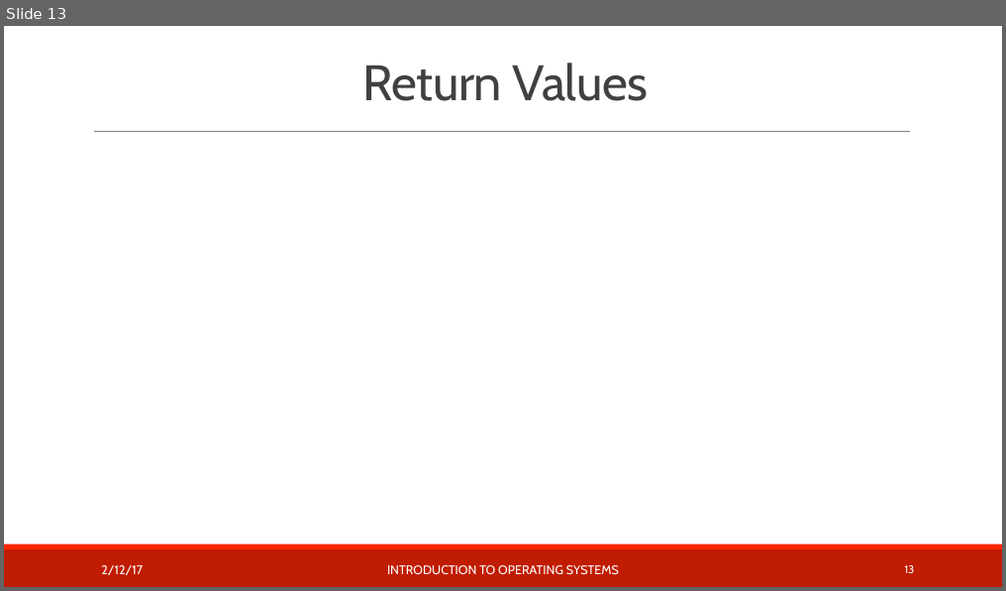
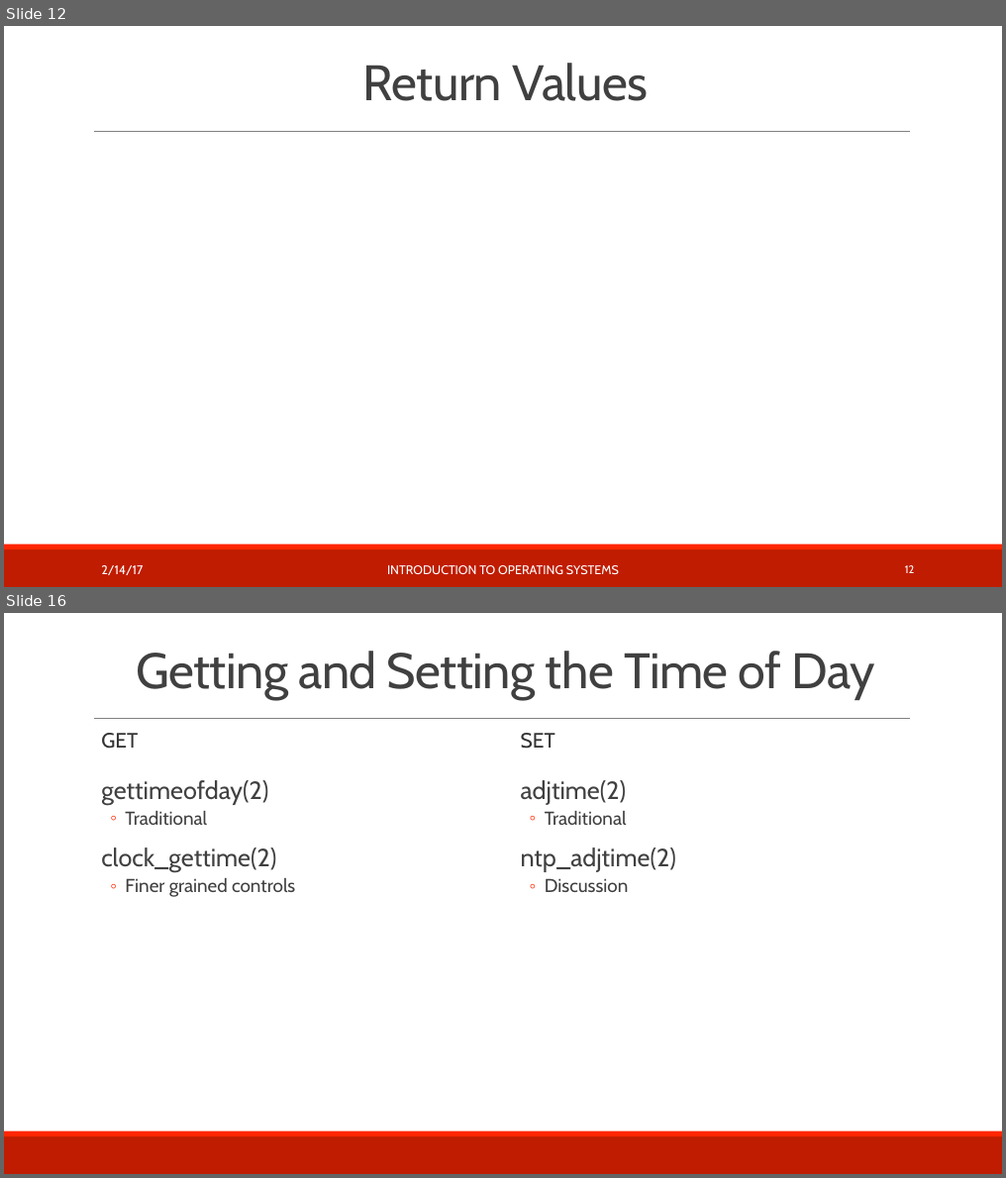
Before and after one commit to teachbsd/course, a slide deck: undergraduate/lectures/kernel-services.pptx. Shown one above the other, each under a label of ours: slide 13 before the commit, slides 12 and 16 after it; the slides between them are not shown. The pictures are 1006x591 and 1006x1178 pixels, drawn with LibreOffice and Linux fonts; fonts in the diff are those of the drawing; background and template pictures are left out. Boxes give left, top, right and bottom in pixels: in the first picture for what was removed or moved away, otherwise in the second. Text is boxed around its words. In the diff, an @@ line names an element or a change of style, - is before the commit and + after.

Commit message:
Flesh out with discussions of:
Timekeeping and clocks
Resource tracking and limiting
System processes

```diff
--- a/undergraduate/lectures/kernel-services.pptx
+++ b/undergraduate/lectures/kernel-services.pptx
@@ slide 16 added at <box>4,613,1002,1174</box>, background #FFFFFF; not listed: 3 template elements that a slide beside it also shows @@
@@ title added at <box>136,651,875,698</box>, 48 pt, text #404040 @@
+Getting and Setting the Time of Day
@@ text added at <box>101,733,138,749</box>, 20 pt, text #323232 @@
+GET
@@ text added at <box>521,733,555,749</box>, 20 pt, text #323232 @@
+SET
@@ text added at <box>101,780,295,897</box>, 24 pt, text #404040 @@
+  gettimeofday(2)
+  ◦ Traditional
+  clock_gettime(2)
+  ◦ Finer grained controls
@@ text added at <box>521,780,676,892</box>, 24 pt, text #404040 @@
+  adjtime(2)
+  ◦ Traditional
+  ntp_adjtime(2)
+  ◦ Discussion
@@ what was slide 13 is now slide 12 @@
@@ slide 12 changed as well @@
@@ text at <box>101,566,143,575</box>: text changed @@
-2/12/17
+2/14/17
@@ page number at <box>905,566,915,573</box>: text changed @@
-13
+12
```
Also in this commit, not shown: 11 other slides changed, 10 other slides added.
